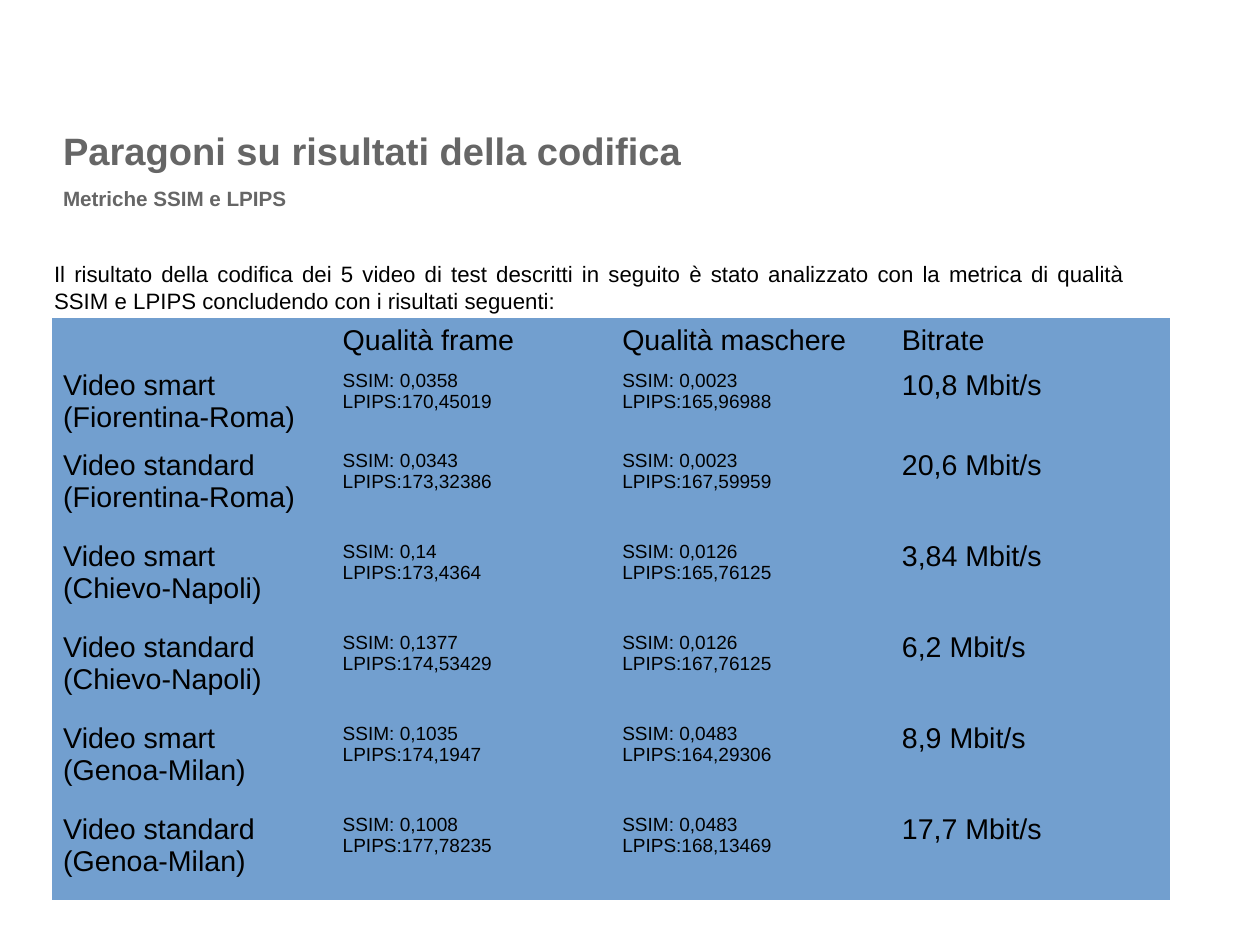
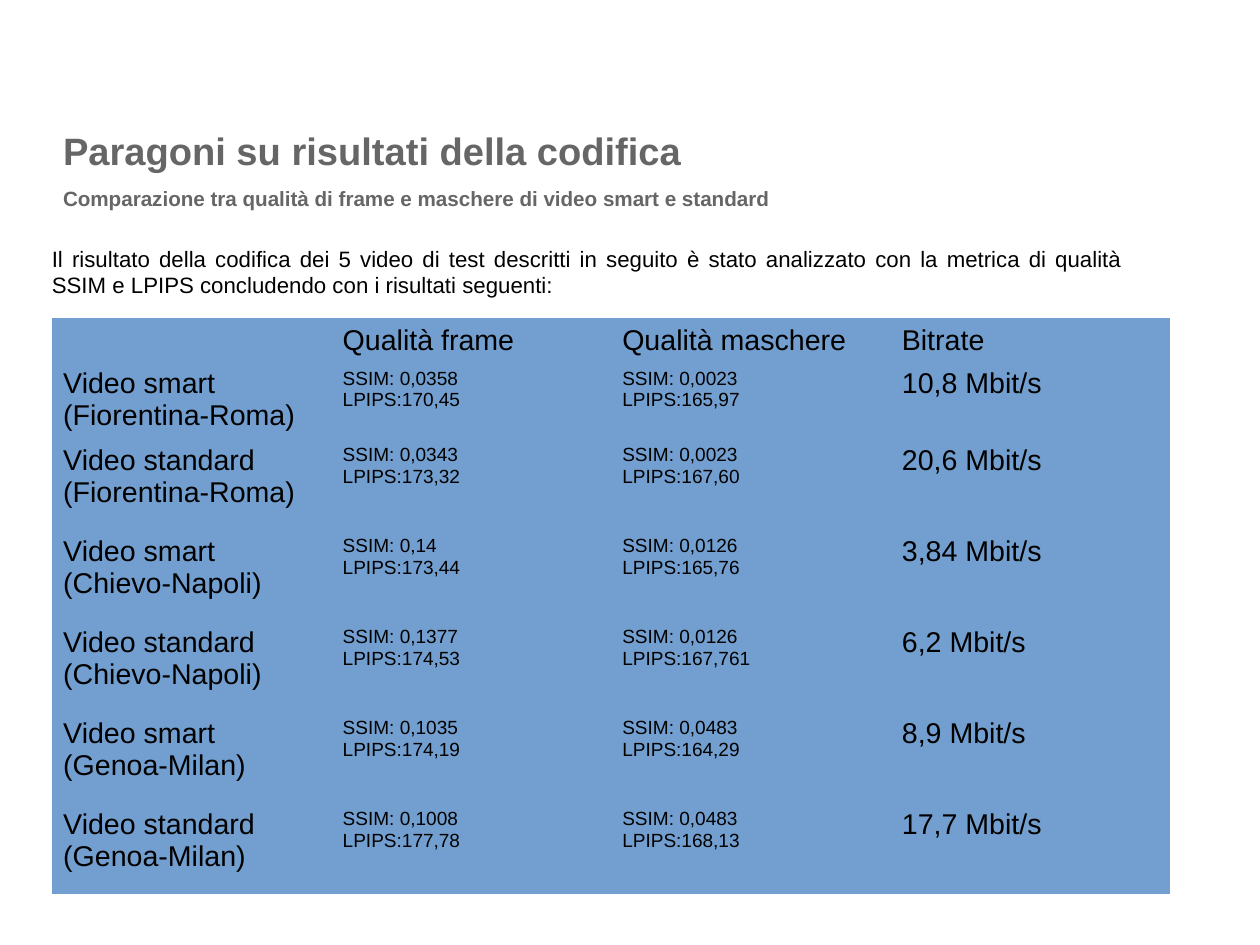
Before and after one commit to tintorimatteo/Imperatore, a slide deck: slide 12 of presentazione copia.odp. Drawn at 1260x945 pixels with LibreOffice and Linux fonts; fonts in the diff are those of the drawing. Boxes give left, top, right and bottom in pixels: in the first picture for what was removed or moved away, otherwise in the second. Text is boxed around its words. In the diff, an @@ line names an element or a change of style, - is before the commit and + after.

```diff
--- a/presentazione copia.odp
+++ b/presentazione copia.odp
@@ text "Il risultato della codifica dei ...": place and size @@
-text "Il risultato della codifica dei ..." at <box>54,265,1123,314</box>
+text "Il risultato della codifica dei ..." at <box>52,250,1121,298</box>
@@ text at <box>63,191,769,211</box>: text changed @@
-Metriche SSIM e LPIPS
+Comparazione tra qualità di frame e maschere di video smart e standard
@@ table at <box>51,319,1172,895</box> @@
-row 2, column 2: SSIM: 0,0358 / LPIPS:170,45019
+row 2, column 2: SSIM: 0,0358 / LPIPS:170,45
-row 2, column 3: SSIM: 0,0023 / LPIPS:165,96988
+row 2, column 3: SSIM: 0,0023 / LPIPS:165,97
-row 3, column 2: SSIM: 0,0343 / LPIPS:173,32386
+row 3, column 2: SSIM: 0,0343 / LPIPS:173,32
-row 3, column 3: SSIM: 0,0023 / LPIPS:167,59959
+row 3, column 3: SSIM: 0,0023 / LPIPS:167,60
-row 4, column 2: SSIM: 0,14 / LPIPS:173,4364
+row 4, column 2: SSIM: 0,14 / LPIPS:173,44
-row 4, column 3: SSIM: 0,0126 / LPIPS:165,76125
+row 4, column 3: SSIM: 0,0126 / LPIPS:165,76
-row 5, column 2: SSIM: 0,1377 / LPIPS:174,53429
+row 5, column 2: SSIM: 0,1377 / LPIPS:174,53
-row 5, column 3: SSIM: 0,0126 / LPIPS:167,76125
+row 5, column 3: SSIM: 0,0126 / LPIPS:167,761
-row 6, column 2: SSIM: 0,1035 / LPIPS:174,1947
+row 6, column 2: SSIM: 0,1035 / LPIPS:174,19
-row 6, column 3: SSIM: 0,0483 / LPIPS:164,29306
+row 6, column 3: SSIM: 0,0483 / LPIPS:164,29
-row 7, column 2: SSIM: 0,1008 / LPIPS:177,78235
+row 7, column 2: SSIM: 0,1008 / LPIPS:177,78
-row 7, column 3: SSIM: 0,0483 / LPIPS:168,13469
+row 7, column 3: SSIM: 0,0483 / LPIPS:168,13
@@ text removed at <box>1149,895,1168,900</box> @@
-17
```
Also in this commit, not shown: 2 other slides changed, 4 other files.
